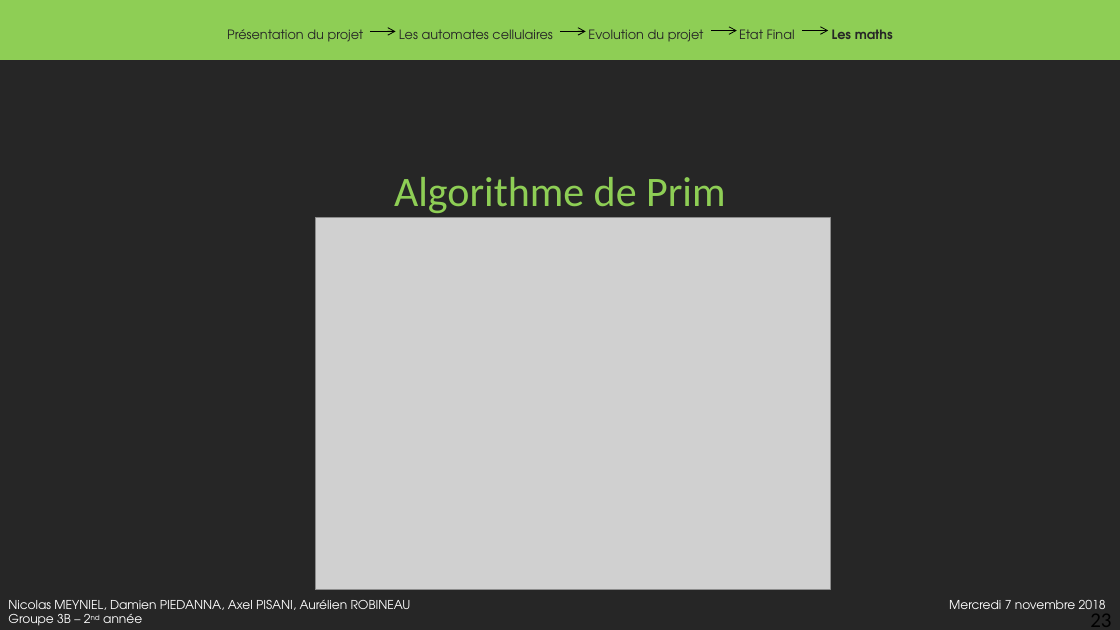
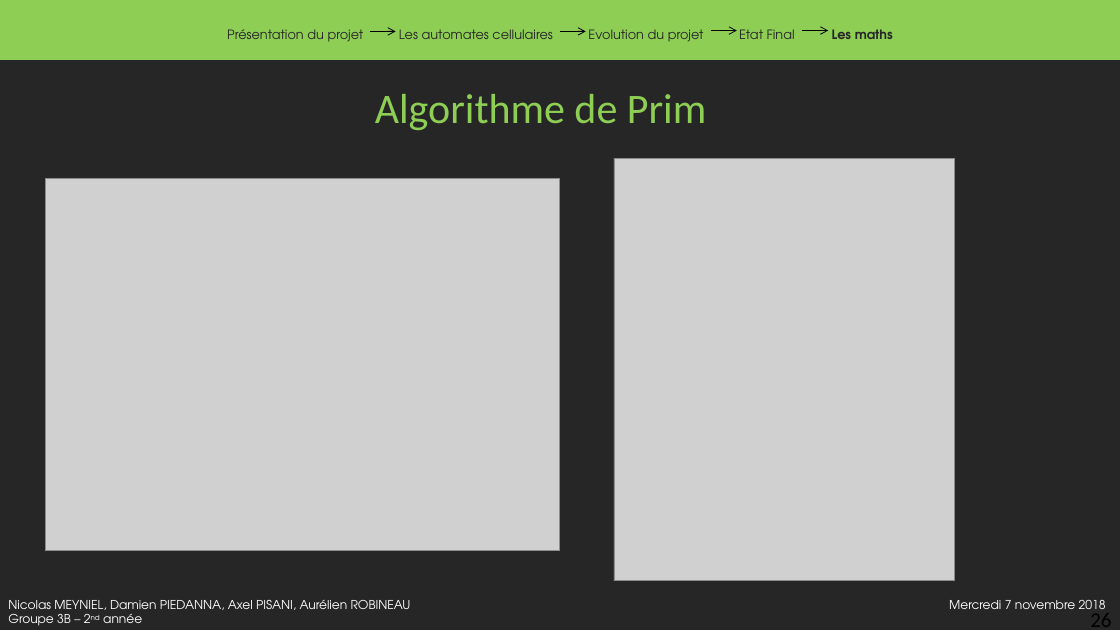
Before and after one commit to damien-piedanna/virus-cellular-automaton, a slide deck: slide 26 of doc/PowerPoint_Modelisation_Mathematique.pptx (slide 23 before the commit). Drawn at 1120x630 pixels with LibreOffice and Linux fonts; fonts in the diff are those of the drawing; grey boxes stand for pictures. Boxes give left, top, right and bottom in pixels: in the first picture for what was removed or moved away, otherwise in the second. Text is boxed around its words. In the diff, an @@ line names an element or a change of style, - is before the commit and + after.

```diff
--- a/doc/PowerPoint_Modelisation_Mathematique.pptx
+++ b/doc/PowerPoint_Modelisation_Mathematique.pptx
@@ text "Algorithme de Prim": place and size @@
-text "Algorithme de Prim" at bbox=[394, 177, 725, 213]
+text "Algorithme de Prim" at bbox=[375, 94, 706, 130]
@@ picture: place and size @@
-picture at bbox=[316, 218, 831, 590]
+picture at bbox=[45, 178, 560, 550]
@@ picture added at bbox=[614, 158, 954, 581] @@
@@ page number at bbox=[1090, 607, 1111, 630]: text changed @@
-23
+26
```
Also in this commit, not shown: 6 other slides changed.
